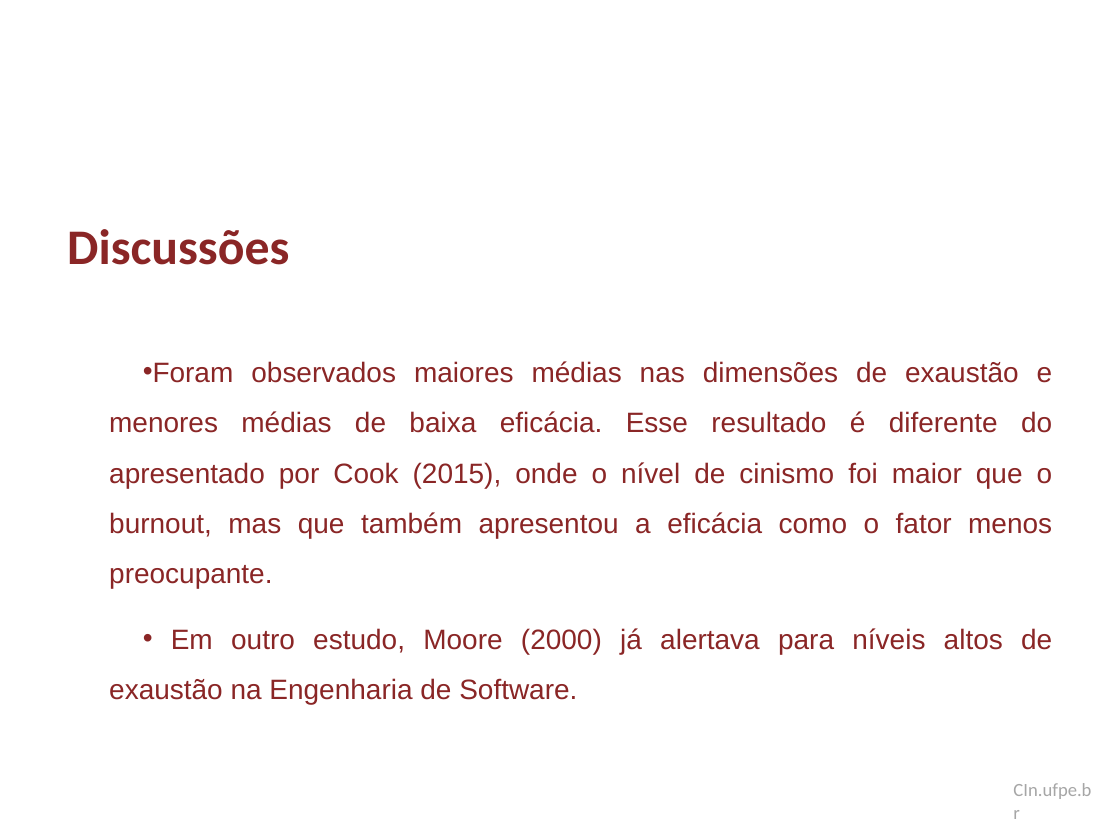
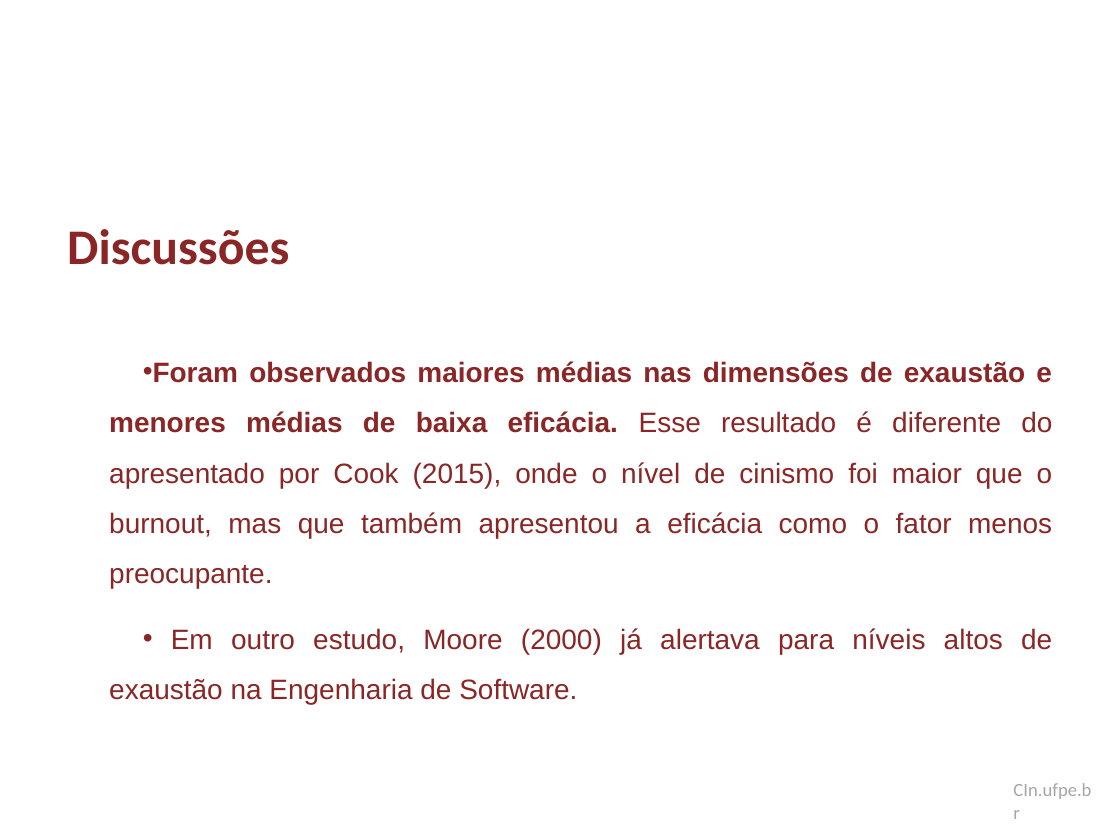
Before and after one commit to dan1lo/doutoradoR, a slide deck: slide 85 of apresentacao doutorado.pptx. Drawn at 1120x840 pixels with LibreOffice and Linux fonts; fonts in the diff are those of the drawing; background and template pictures are left out. Boxes give left, top, right and bottom in pixels: in the first picture for what was removed or moved away, otherwise in the second. Text is boxed around its words. In the diff, an @@ line names an element or a change of style, - is before the commit and + after.

```diff
--- a/apresentacao doutorado.pptx
+++ b/apresentacao doutorado.pptx
@@ text at <box>109,361,1053,588</box>: bold on in "Foram observados maiores médias nas dimensões de ..." @@
```
Also in this commit, not shown: 3 other slides changed.
